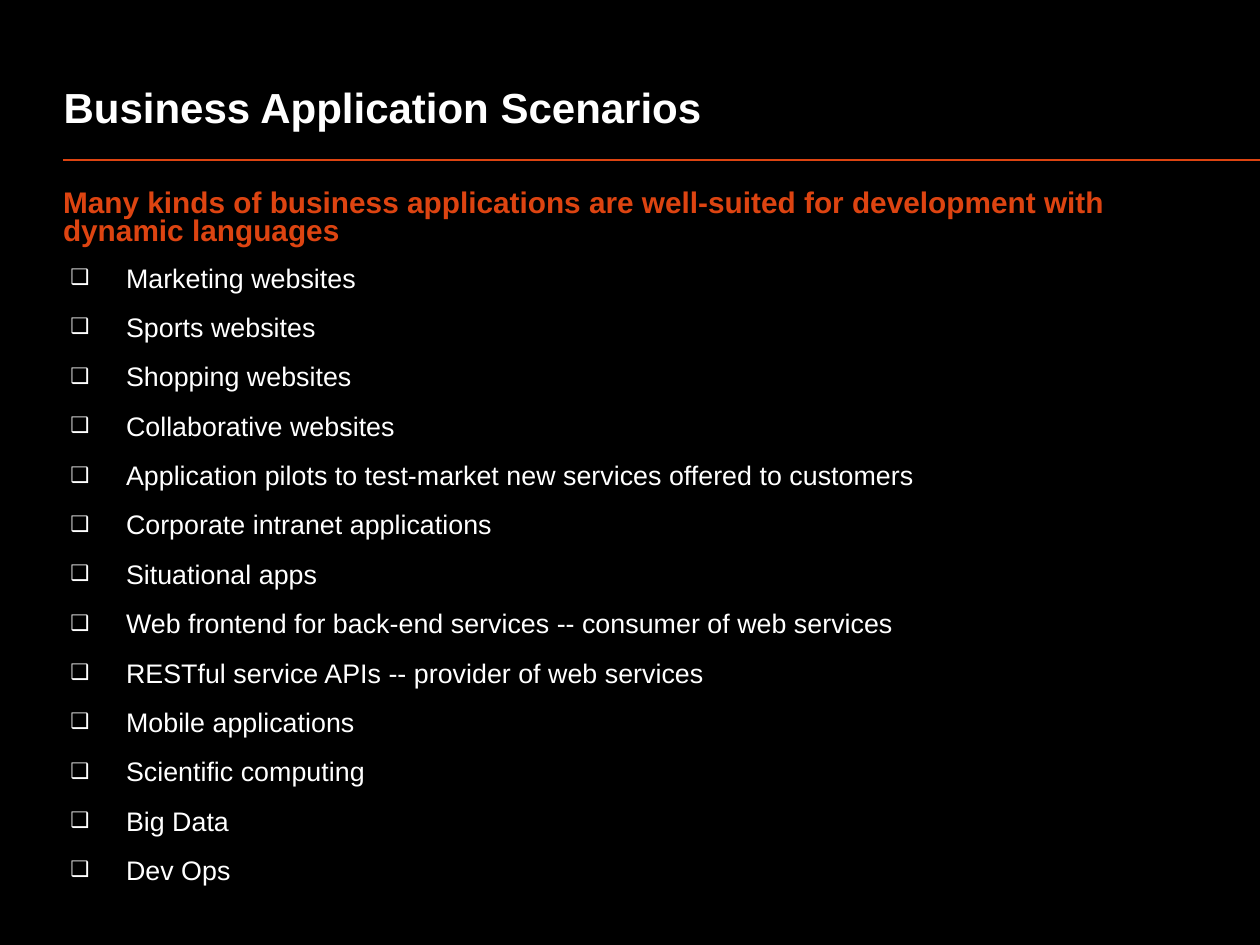
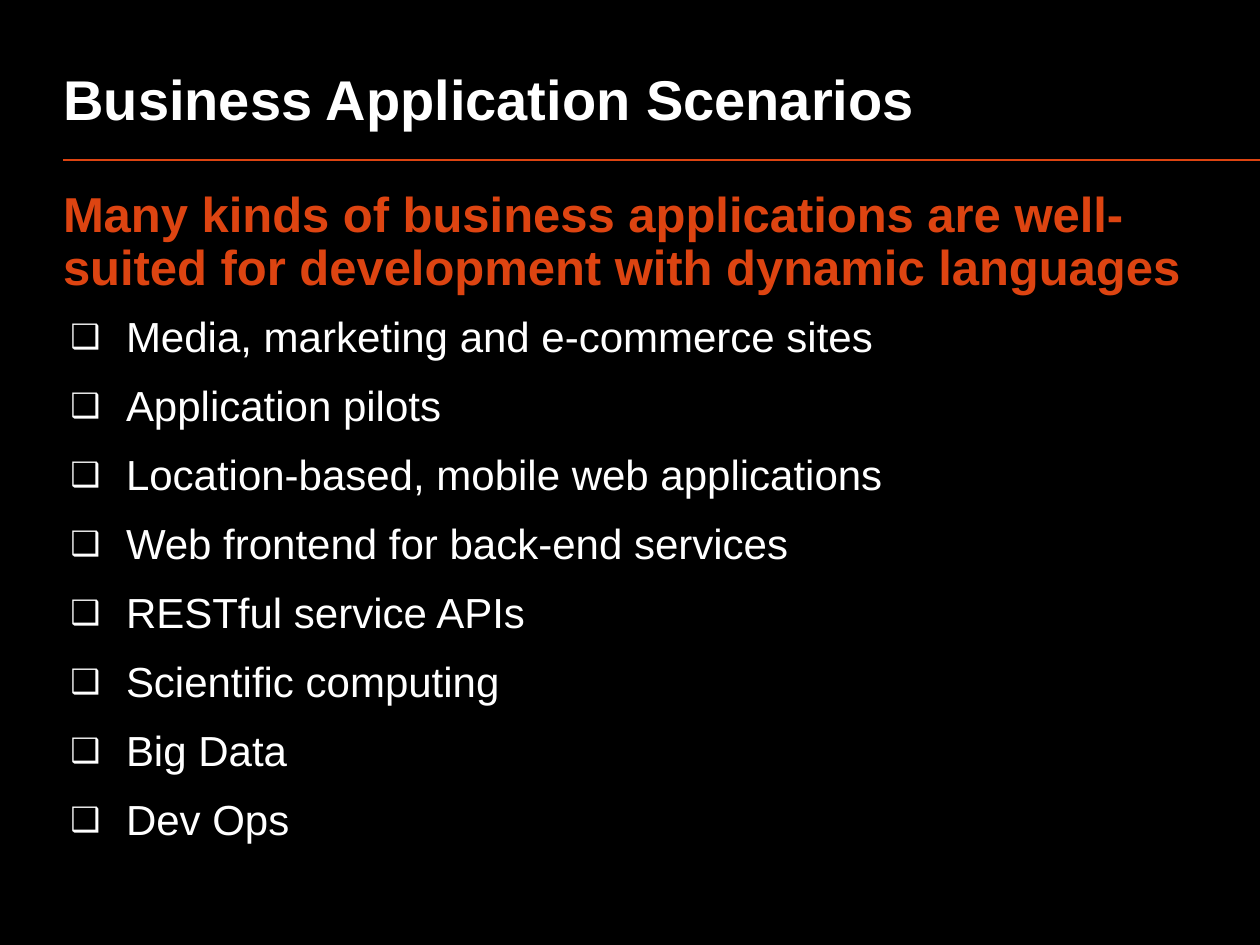
Before and after one commit to oscarrenalias/openslava-2013, a slide deck: slide 19 of Dynamic languages/OpenSlava 2013 - Dynamic languages.pptx (slide 29 before the commit). Drawn at 1260x945 pixels with LibreOffice and Linux fonts; fonts in the diff are those of the drawing. Boxes give left, top, right and bottom in pixels: in the first picture for what was removed or moved away, otherwise in the second. Text is boxed around its words. In the diff, an @@ line names an element or a change of style, - is before the commit and + after.

Commit message:
Latest versions of the decks

```diff
--- a/Dynamic languages/OpenSlava 2013 - Dynamic languages.pptx
+++ b/Dynamic languages/OpenSlava 2013 - Dynamic languages.pptx
@@ title "Business Application Scenarios" at (64,79,914,131): size 24 to 32 pt @@
@@ text at (63,196,1180,844): size 17 to 28 pt in "Many kinds of business applications are well-suited ..."; size 15.3 to 24 pt in "Scientific computing", "Big Data", "Dev Ops"; line spacing 0.8 to 0.9 @@
@@ text at (126,321,882,629): text changed; size 15.3 to 24 pt @@
-  ❑ Marketing websites
-  ❑ Sports websites
-  ❑ Shopping websites
-  ❑ Collaborative websites
-  ❑ Application pilots to test-market new services offered to customers
-  ❑ Corporate intranet applications
-  ❑ Situational apps
-  ❑ Web frontend for back-end services -- consumer of web services
-  ❑ RESTful service APIs -- provider of web services
-  ❑ Mobile applications
+  ❑ Media, marketing and e-commerce sites
+  ❑ Application pilots
+  ❑ Location-based, mobile web applications
+  ❑ Web frontend for back-end services
+  ❑ RESTful service APIs
```
Also in this commit, not shown: 25 other slides changed, 1 slide added, 12 slides removed, 1 other file.
